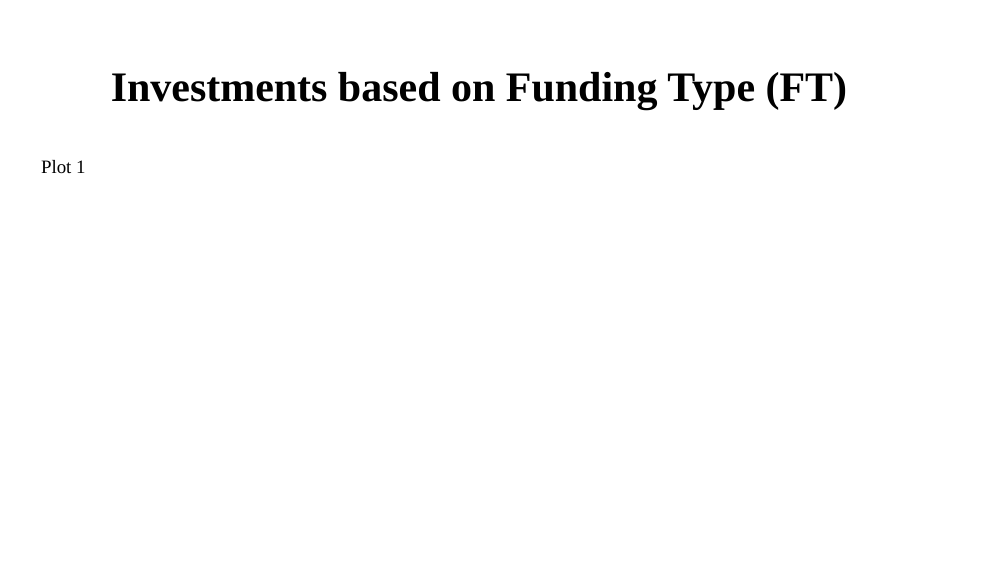
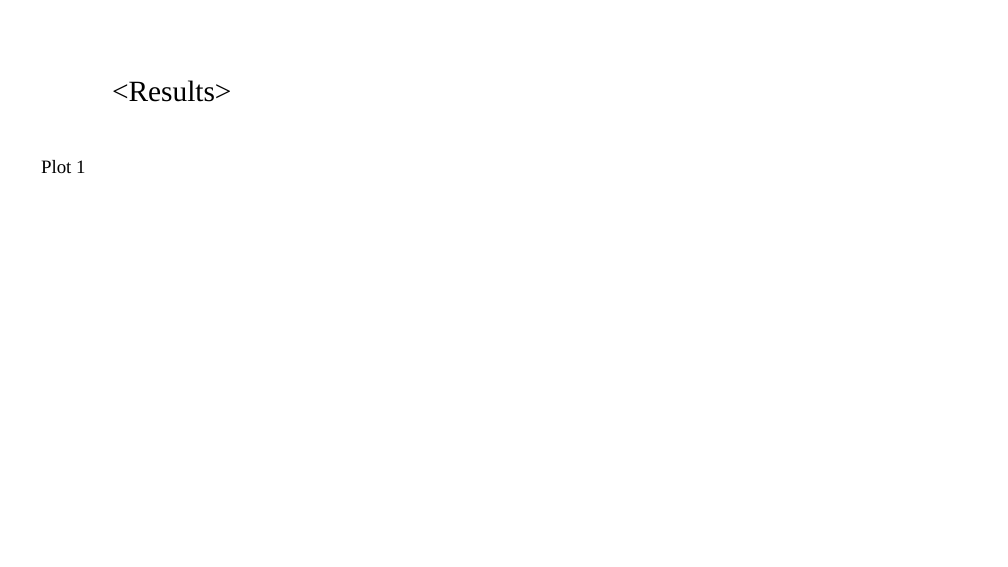
Before and after one commit to rakesgor/InvestmentGroupStudy, a slide deck: slide 7 of Spark Funds Presentation.pptx. Drawn at 1008x567 pixels with LibreOffice and Linux fonts; fonts in the diff are those of the drawing; background and template pictures are left out. Boxes give left, top, right and bottom in pixels: in the first picture for what was removed or moved away, otherwise in the second. Text is boxed around its words. In the diff, an @@ line names an element or a change of style, - is before the commit and + after.

```diff
--- a/Spark Funds Presentation.pptx
+++ b/Spark Funds Presentation.pptx
@@ title at (112, 80, 232, 102): text changed; size 40 to 28 pt; bold off @@
-Investments based on Funding Type (FT)
+<Results>
```
Also in this commit, not shown: 7 other slides changed, 2 slides added, 2 slides removed.
